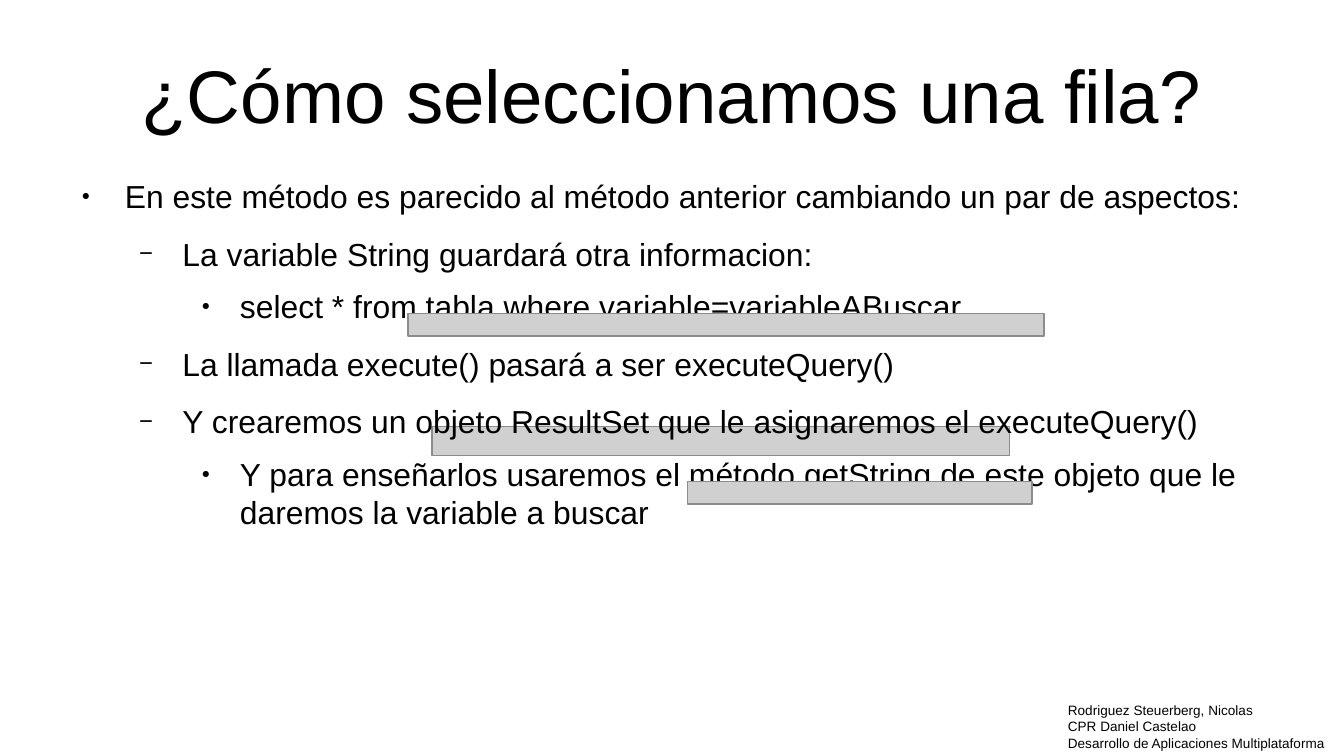
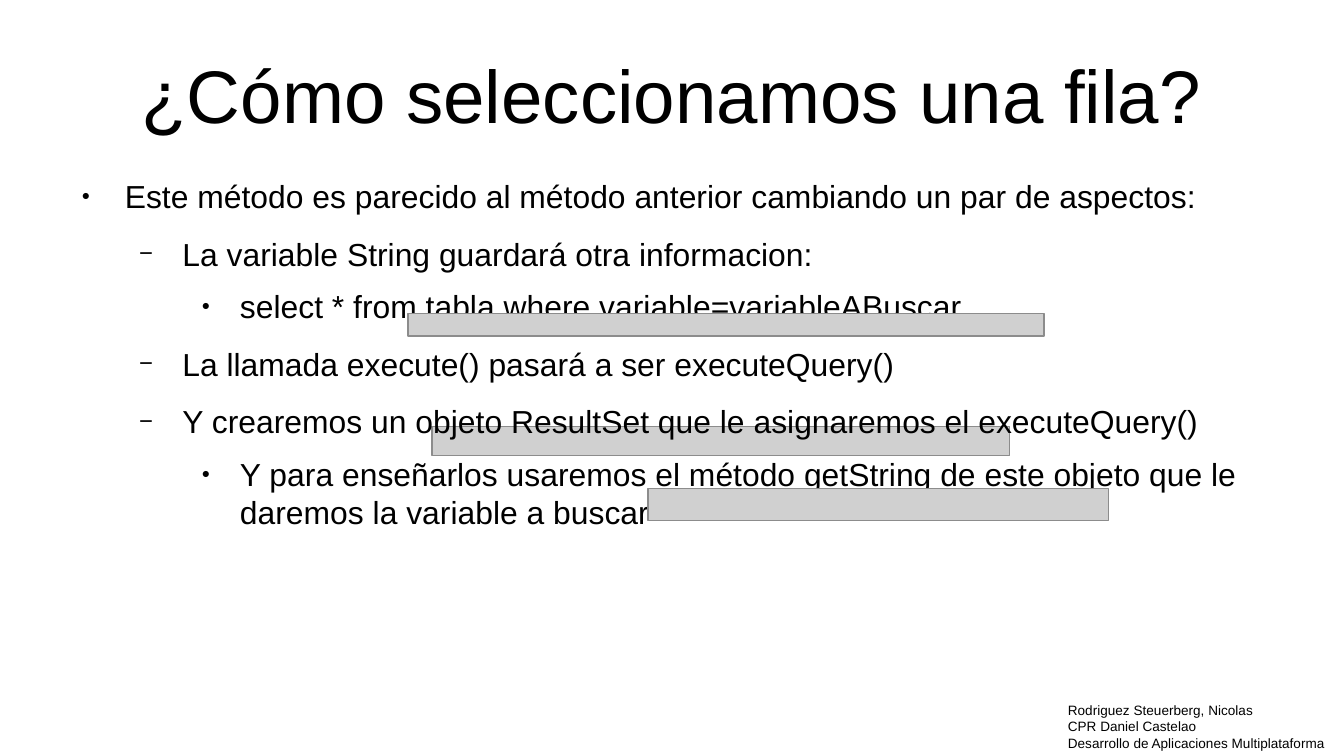
Before and after one commit to NicolasRodriguezSteuerberg/CosasPc, a slide deck: slide 8 of Programación/3evaluacion/baseDatos/RodriguezSteuerber,Nicolas_ManualBaseDeDatos.odp. Drawn at 1344x756 pixels with LibreOffice and Linux fonts; fonts in the diff are those of the drawing; grey boxes stand for pictures. Boxes give left, top, right and bottom in pixels: in the first picture for what was removed or moved away, otherwise in the second. Text is boxed around its words. In the diff, an @@ line names an element or a change of style, - is before the commit and + after.

```diff
--- a/Programación/3evaluacion/baseDatos/RodriguezSteuerber,Nicolas_ManualBaseDeDatos.odp
+++ b/Programación/3evaluacion/baseDatos/RodriguezSteuerber,Nicolas_ManualBaseDeDatos.odp
@@ text at [125, 184, 1195, 215]: text changed @@
-● En este método es parecido al método anterior cambiando un par de aspectos:
+● Este método es parecido al método anterior cambiando un par de aspectos:
@@ picture: place and size @@
-picture at [688, 482, 1032, 505]
+picture at [648, 489, 1109, 521]
```
Also in this commit, not shown: 2 other slides changed, 1 other file.
